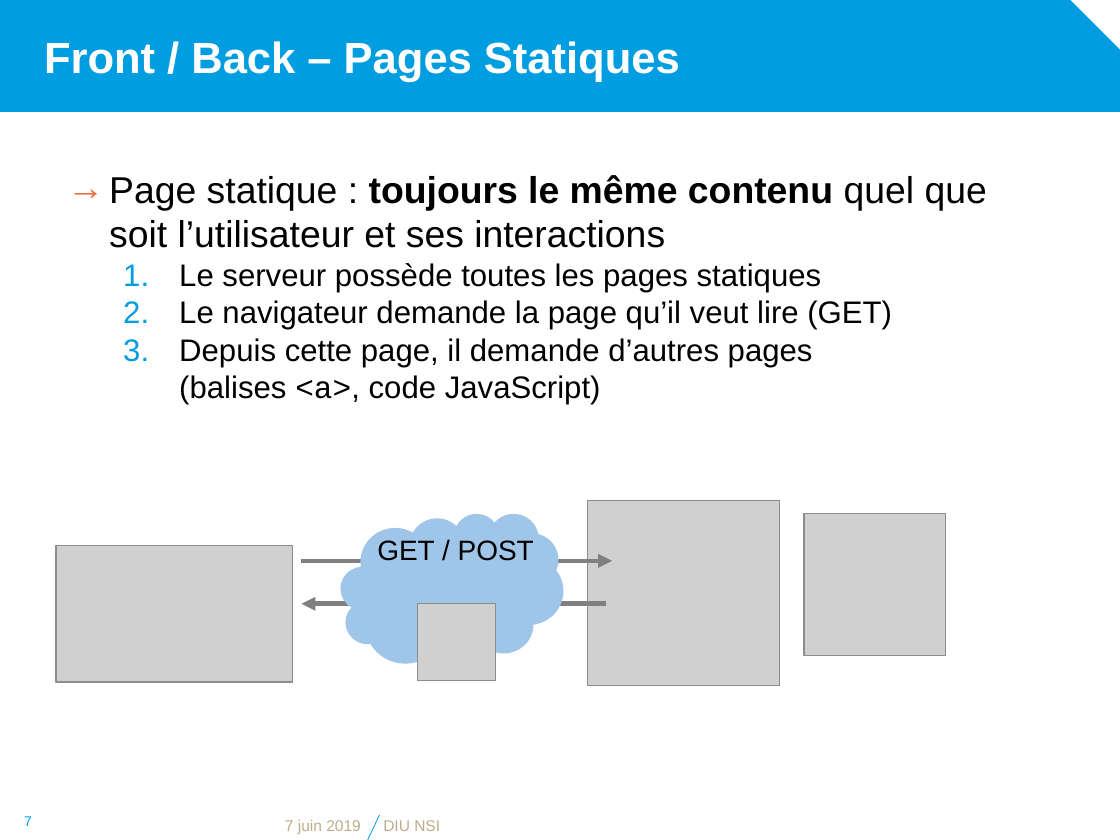
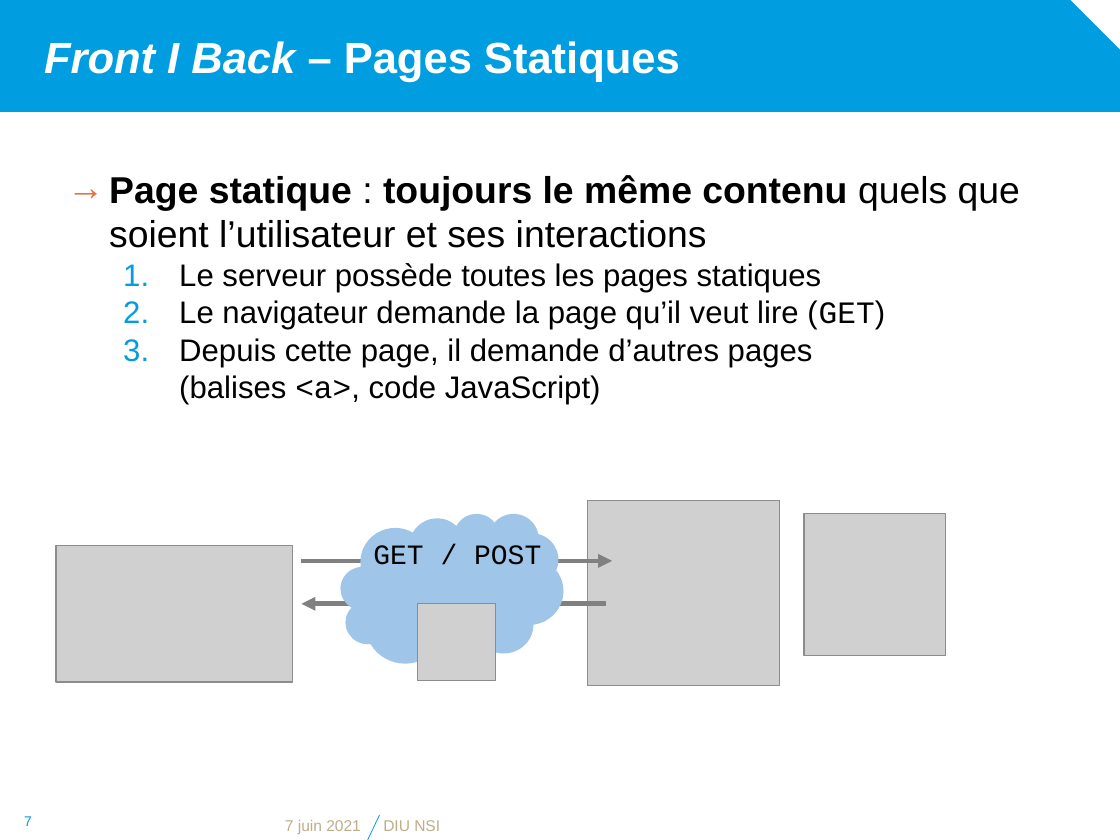
Before and after one commit to diu-uf-bordeaux/bloc1, a slide deck: slide 7 of web/5-Developpement/developpement.pptx. Drawn at 1120x840 pixels with LibreOffice and Linux fonts; fonts in the diff are those of the drawing; grey boxes stand for pictures; background and template pictures are left out. Boxes give left, top, right and bottom in pixels: in the first picture for what was removed or moved away, otherwise in the second. Text is boxed around its words. In the diff, an @@ line names an element or a change of style, - is before the commit and + after.

```diff
--- a/web/5-Developpement/developpement.pptx
+++ b/web/5-Developpement/developpement.pptx
@@ title at (x1=44, y1=41, x2=680, y2=82): text changed @@
-Front / Back – Pages Statiques
+Front I Back – Pages Statiques
@@ text at (x1=109, y1=175, x2=1020, y2=248): text changed @@
-→ Page statique : toujours le même contenu quel que soit l’utilisateur et ses interactions
+→ Page statique : toujours le même contenu quels que soient l’utilisateur et ses interactions
@@ text at (x1=179, y1=300, x2=885, y2=330): font Arial to Courier New in "(GET)" @@
@@ text "GET / POST" at (x1=373, y1=545, x2=541, y2=565): font Arial to Courier New; alignment left to centre @@
@@ text at (x1=285, y1=820, x2=361, y2=834): text changed @@
-7 juin 2019
+7 juin 2021
```
Also in this commit, not shown: 7 other slides changed, 12 other files.
